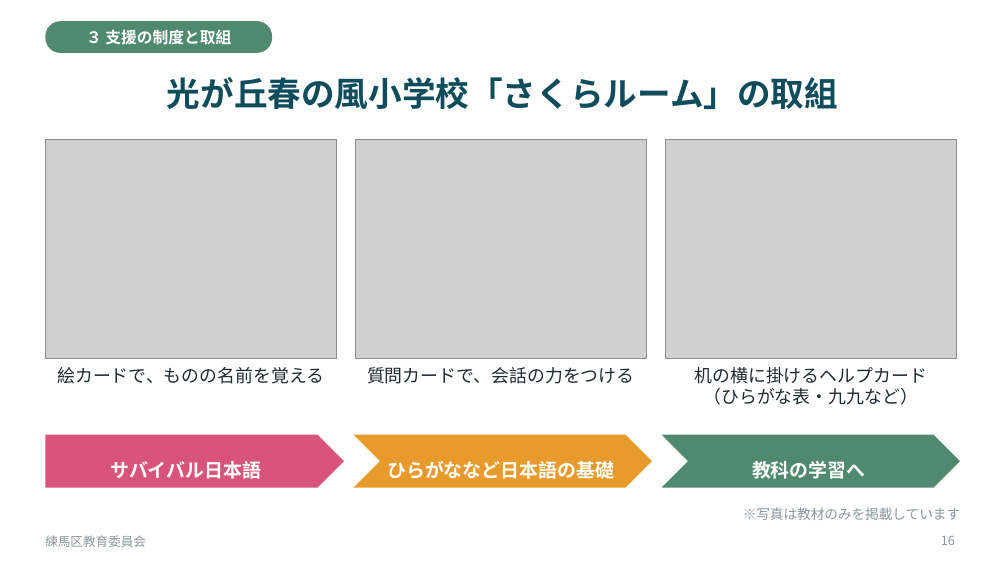
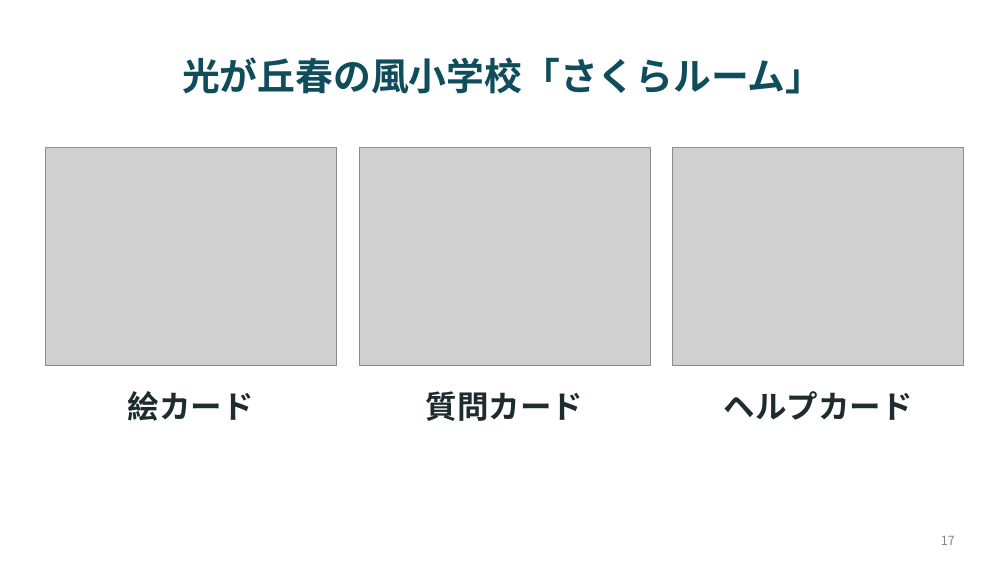
Before and after one commit to contynet730-star/con30, a slide deck: slide 17 of 民生児童委員研修/外国にルーツを持つ子どもたちと学校_R081125.pptx (slide 16 before the commit). Drawn at 1008x567 pixels with LibreOffice and Linux fonts; fonts in the diff are those of the drawing; grey boxes stand for pictures. Boxes give left, top, right and bottom in pixels: in the first picture for what was removed or moved away, otherwise in the second. Text is boxed around its words. In the diff, an @@ line names an element or a change of style, - is before the commit and + after.

```diff
--- a/民生児童委員研修/外国にルーツを持つ子どもたちと学校_R081125.pptx
+++ b/民生児童委員研修/外国にルーツを持つ子どもたちと学校_R081125.pptx
@@ rounded rectangle removed at [45, 21, 272, 53] @@
-３ 支援の制度と取組
@@ title at [182, 57, 823, 94]: text changed; size 32 to 36 pt @@
-光が丘春の風小学校「さくらルーム」の取組
+光が丘春の風小学校「さくらルーム」
@@ picture: place and size @@
-picture at [45, 140, 337, 358]
+picture at [45, 147, 337, 366]
@@ picture: place and size @@
-picture at [355, 140, 647, 358]
+picture at [359, 147, 650, 366]
@@ picture: place and size @@
-picture at [665, 140, 957, 358]
+picture at [673, 147, 964, 366]
@@ vertical alignment top to middle in 3 elements at [426, 391, 583, 421], [128, 391, 254, 421], [724, 391, 913, 420] @@
@@ text at [128, 391, 254, 421]: text changed; size 17 to 30 pt; bold on @@
-絵カードで、ものの名前を覚える
+絵カード
@@ text at [426, 391, 583, 421]: text changed; size 17 to 30 pt; bold on @@
-質問カードで、会話の力をつける
+質問カード
@@ text at [724, 391, 913, 420]: text changed; size 17 to 30 pt; bold on @@
-机の横に掛けるヘルプカード
-（ひらがな表・九九など）
+ヘルプカード
@@ pentagon arrow removed at [45, 435, 344, 488] @@
-サバイバル日本語
@@ chevron removed at [353, 435, 652, 488] @@
-ひらがななど日本語の基礎
@@ chevron removed at [662, 435, 960, 488] @@
-教科の学習へ
@@ text removed at [743, 507, 960, 520] @@
-※写真は教材のみを掲載しています
@@ text removed at [45, 535, 146, 547] @@
-練馬区教育委員会
@@ page number removed at [941, 536, 955, 545] @@
-16
@@ page number added at [941, 536, 955, 545], 12 pt, text #7C898D @@
+17
```
Also in this commit, not shown: 15 other slides changed, 5 slides added, 4 slides removed, 1 other file.
